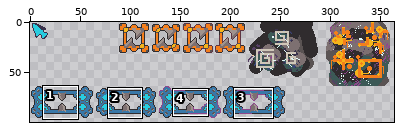
Edited in one commit: sprite sheet (public/sprite.png). The first picture is a wide view before the edit; the outline marks the close-up.
Close-up. As it was:
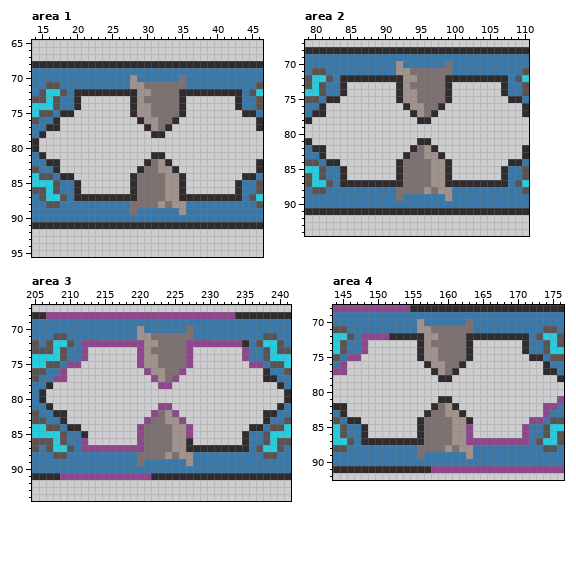
The file is 512x512 pixels. Shown: area 1: x 14..46, y 65..95; area 2: x 79..110, y 67..94; area 3: x 205..241, y 67..94; area 4: x 144..176, y 68..92. The wide view leaves out empty margins.
Once edited:
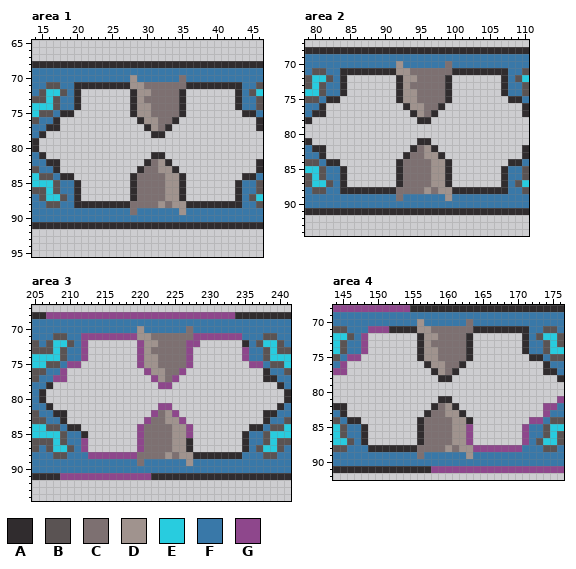
Palette (. is transparent): A #302c2e  B #5a5353  C #7d7071  D #a0938e  E #28ccdf  F #3978a8  G #8e478c
Edits made:
Area 1:
Colour F becomes colour A in row 71 at x 20 to 27 and 36 to 43; in row 88 at x 20 to 27 and 36 to 43.
The author cleared colour A in row 72 at x 21 to 27 and 36 to 42; in row 87 at x 21 to 27 and 36 to 42.
Area 2:
Colour F becomes colour A in row 71 at x 84 to 91 and 100 to 107; in row 88 at x 84 to 91 and 100 to 107.
The author cleared colour A in row 72 at x 85 to 91 and 100 to 106; in row 87 at x 85 to 91 and 100 to 106.
Area 3:
Colour F becomes colour A in row 88 at x 228 to 234.
Colour F becomes colour G in row 71 at x 212 to 219 and 228 to 234; in row 88 at x 213 to 219.
The author cleared colour A in row 87 at x 228 to 234.
The author cleared colour G in row 72 at x 213 to 219 and 229 to 234; in row 87 at x 213 to 219.
Area 4:
Colour F becomes colour A in row 71 at x 152 to 155 and 164 to 171; in row 88 at x 149 to 155.
Colour F becomes colour G in row 71 at x 149 to 151; in row 88 at x 164 to 170.
The author cleared colour A in row 72 at x 152 to 155 and 164 to 170; in row 87 at x 149 to 155.
The author cleared colour G in row 72 at x 149 to 151; in row 87 at x 164 to 170.
